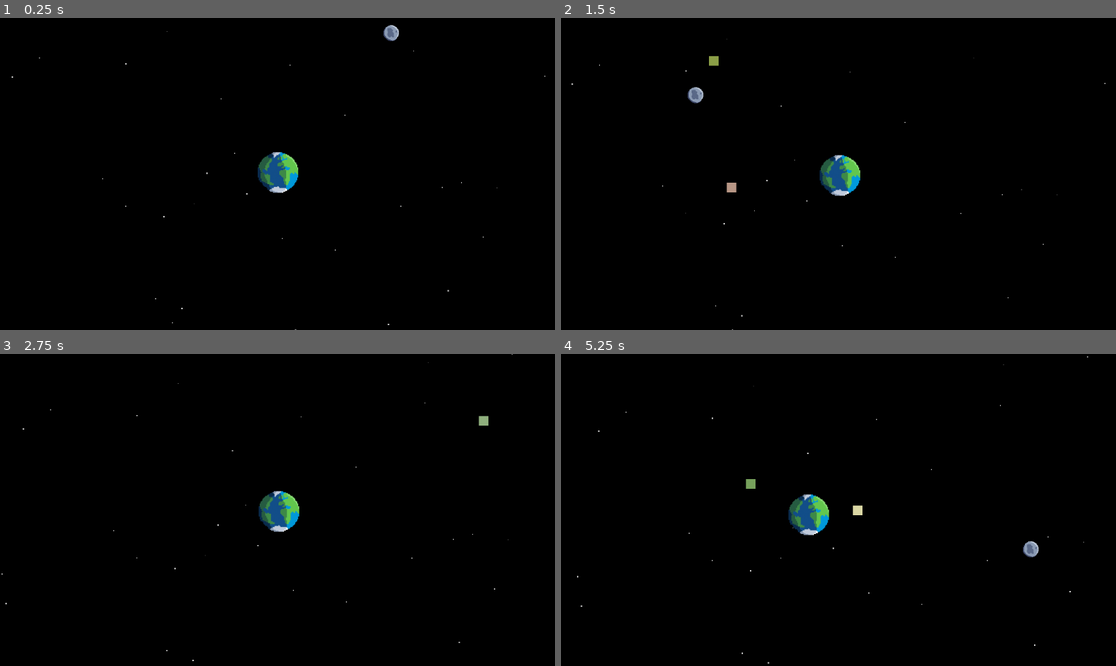
Above: before the commit, frames 1-4 (two rows, left to right).
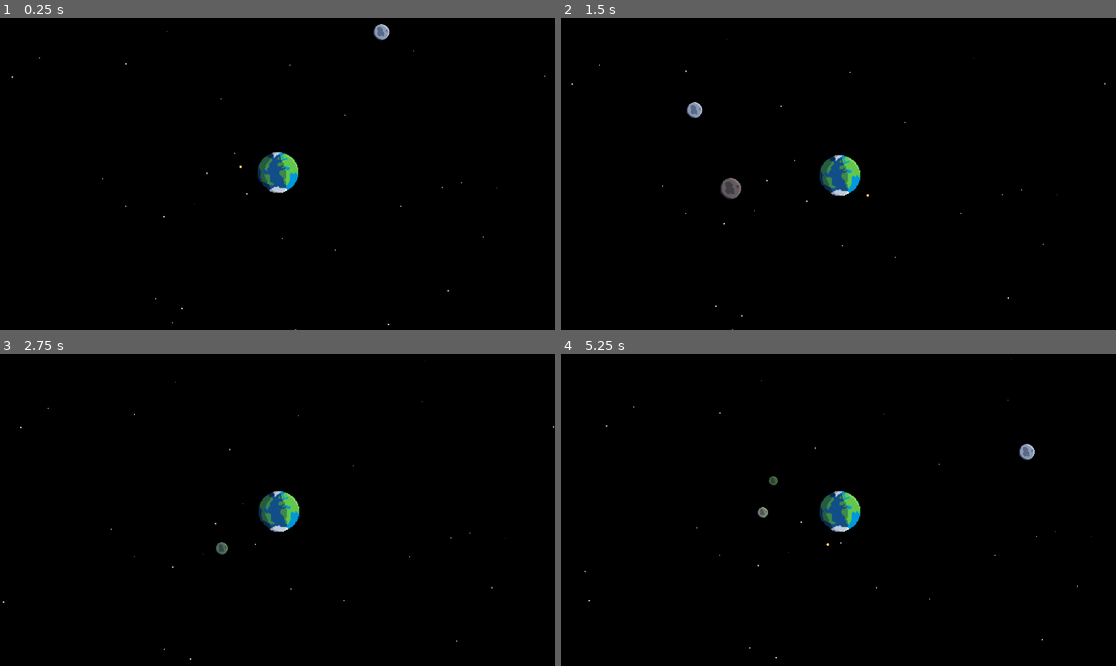
Above: after the commit, the same moments.

Repository: hunterjsb/spaceballs
Game: Godot game, scene res://node_2d.tscn
Same seed, same stepped clock (60 frames per second), same inputs: the game is played once before the commit and once after it.
Inputs (mouse positions are in pixels of both pictures, inside the frame that each line leads up to):
- Up to frame 1 (0.25 s): no input
- Up to frame 2 (1.5 s): tap Enter (ui_accept) at 0.5, 0.77 s; move the mouse to (960, 158) at 0.52 s; hold C (toggle_camera_lock, bound only after the commit) 0.53-1.28 s; click (960, 158) at 0.67 s; move the mouse to (727, 189) at 1.27 s; tap Alt (toggle_camera_lock, bound only before the commit) at 1.35 s; click (727, 189) at 1.42 s
- Up to frame 3 (2.75 s): tap Enter (ui_accept) at 1.52 s; move the mouse to (333, 441) at 2.02 s; hold Ctrl from 2.03 s (still down); click (333, 441) at 2.17 s
- Up to frame 4 (5.25 s): move the mouse to (810, 572) at 2.77 s; release Ctrl at 2.78 s; tap C (toggle_camera_lock, bound only after the commit) at 2.85 s; click (810, 572) at 2.92 s; tap Enter (ui_accept) at 3.02, 3.77, 4.52 s; move the mouse to (1005, 556) at 3.52 s; hold Alt (toggle_camera_lock, bound only before the commit) 3.53-4.28 s; click (1005, 556) at 3.67 s; move the mouse to (672, 463) at 4.27 s; tap Ctrl at 4.35 s; click (672, 463) at 4.42 s; move the mouse to (866, 510) at 5.02 s; hold C (toggle_camera_lock, bound only after the commit) from 5.03 s (still down); click (866, 510) at 5.17 s

The runs differ from the first frame. In frame 1, 0.2% of the frame differs, in the area x 43-72%, y 2-49%; in frame 2, 0.5%; in frame 3, 0.2%; in frame 4, 1.9%, in the area x 2-96%, y 0-100%.

Commit message:
sprites and collision areas for spawned gravitational bodies

Diff:
--- a/GravitationalBody.gd
+++ b/GravitationalBody.gd
@@ -4,8 +4,29 @@
 class_name GravitationalBody
 
 @export var mass: float = 1.0
-@export var radius: float = 10.0  # For collision detection
+@export var radius: float = 10.0  # We'll keep this for easy reference and scaling
 var velocity: Vector2 = Vector2.ZERO
+
+var sprite: Sprite2D
+var collision_shape: CollisionShape2D
+
+func _ready():
+	setup_body()
+
+func setup_body():
+	# Create and add CollisionShape2D
+	collision_shape = CollisionShape2D.new()
+	var circle_shape = CircleShape2D.new()
+	circle_shape.radius = radius
+	collision_shape.shape = circle_shape
+	add_child(collision_shape)
+
+func add_sprite(texture_path: String = "res://assets/moon_4.png"):
+	# Create and add Sprite2D
+	sprite = Sprite2D.new()
+	sprite.texture = load(texture_path)
+	sprite.scale = Vector2(radius / sprite.texture.get_width(), radius / sprite.texture.get_height()) * 2
+	add_child(sprite)
 
 func apply_force(force: Vector2):
 	velocity += force / mass
@@ -21,3 +42,18 @@
 
 func _physics_process(delta):
 	move(delta)
+	check_collisions()
+
+func check_collisions():
+	for body in get_overlapping_bodies():
+		if body is GravitationalBody:
+			handle_collision(body)
+
+func handle_collision(other_body: GravitationalBody):
+	# Implement collision logic here
+	print("Collision between %s and %s" % [name, other_body.name])
+	# might want to merge bodies, destroy smaller ones, or apply damage
+
+func _process(delta):
+	if sprite:
+		sprite.rotation = -rotation
--- a/SpawnedBody.gd
+++ b/SpawnedBody.gd
@@ -1,18 +1,12 @@
+# SpawnedBody.gd
 extends GravitationalBody
 
-var visual: ColorRect
+func _ready():
+	super._ready()
+	mass = randf_range(10, 2500)
+	radius = mass / 50
+	add_sprite()  # Call this to add the sprite
 
-func _ready():
-	mass = randf_range(10, 2500)  # Random mass
-	radius = 10  # Fixed radius for simplicity
-
-	# Create a visual representation
-	visual = ColorRect.new()
-	visual.set_size(Vector2(radius * 2, radius * 2))
-	visual.set_position(Vector2(-radius, -radius))  # Center the rect on the body's position
-	visual.color = Color(randf(), randf(), randf())  # Random color
-	add_child(visual)
-
-func _process(delta):
-	# Update the visual to match the body's rotation
-	visual.rotation = -rotation  # Negative to counter the body's rotation
+	# Customize the sprite (optional)
+	if sprite:
+		sprite.modulate = Color(randf(), randf(), randf())  # Random color
--- a/earth.tscn
+++ b/earth.tscn
@@ -6,12 +6,15 @@
 [sub_resource type="CircleShape2D" id="CircleShape2D_f04h7"]
 
 [node name="Earth" type="Area2D"]
-position = Vector2(1454, 565)
+position = Vector2(2, -1)
 script = ExtResource("1_a060t")
 mass = 500000.0
+radius = 60.0
 
 [node name="Sprite2D" type="Sprite2D" parent="."]
 texture = ExtResource("2_veeva")
 
 [node name="CollisionShape2D" type="CollisionShape2D" parent="."]
+position = Vector2(5, 6)
+scale = Vector2(8.48286, 8.52)
 shape = SubResource("CircleShape2D_f04h7")
--- a/moon.tscn
+++ b/moon.tscn
@@ -6,11 +6,13 @@
 [sub_resource type="CircleShape2D" id="CircleShape2D_f04h7"]
 
 [node name="Moon" type="Area2D"]
-position = Vector2(1454, 565)
+position = Vector2(4, 1)
 script = ExtResource("1_epxf4")
 
 [node name="Sprite2D" type="Sprite2D" parent="."]
 texture = ExtResource("2_hb5a0")
 
 [node name="CollisionShape2D" type="CollisionShape2D" parent="."]
+position = Vector2(-5, 8)
+scale = Vector2(6.56, 6.68)
 shape = SubResource("CircleShape2D_f04h7")
--- a/node_2d.gd
+++ b/node_2d.gd
@@ -55,7 +55,7 @@
 func spawn_body(position: Vector2):
 	var new_body = SpawnedBody.new()
 	new_body.position = position
-	new_body.velocity = Vector2(randf_range(-100, 100), randf_range(-100, 100))  # Random initial velocity
+	new_body.velocity = Vector2(randf_range(-100, 100), randf_range(-100, 100))
 	add_child(new_body)
 	bodies.append(new_body)
 
--- a/node_2d.tscn
+++ b/node_2d.tscn
@@ -39,6 +39,7 @@
 scale = Vector2(0.5, 0.5)
 
 [node name="Moon" parent="." instance=ExtResource("6_toa0n")]
-position = Vector2(902, 97)
+position = Vector2(882, 94)
 scale = Vector2(0.25, 0.25)
 mass = 10000.0
+radius = 25.0
--- a/project.godot
+++ b/project.godot
@@ -19,6 +19,6 @@
 
 toggle_camera_lock={
 "deadzone": 0.5,
-"events": [Object(InputEventKey,"resource_local_to_scene":false,"resource_name":"","device":-1,"window_id":0,"alt_pressed":false,"shift_pressed":false,"ctrl_pressed":false,"meta_pressed":false,"pressed":false,"keycode":0,"physical_keycode":4194328,"key_label":0,"unicode":0,"echo":false,"script":null)
+"events": [Object(InputEventKey,"resource_local_to_scene":false,"resource_name":"","device":0,"window_id":0,"alt_pressed":false,"shift_pressed":false,"ctrl_pressed":false,"meta_pressed":false,"pressed":false,"keycode":67,"physical_keycode":67,"key_label":67,"unicode":0,"echo":false,"script":null)
 ]
 }
